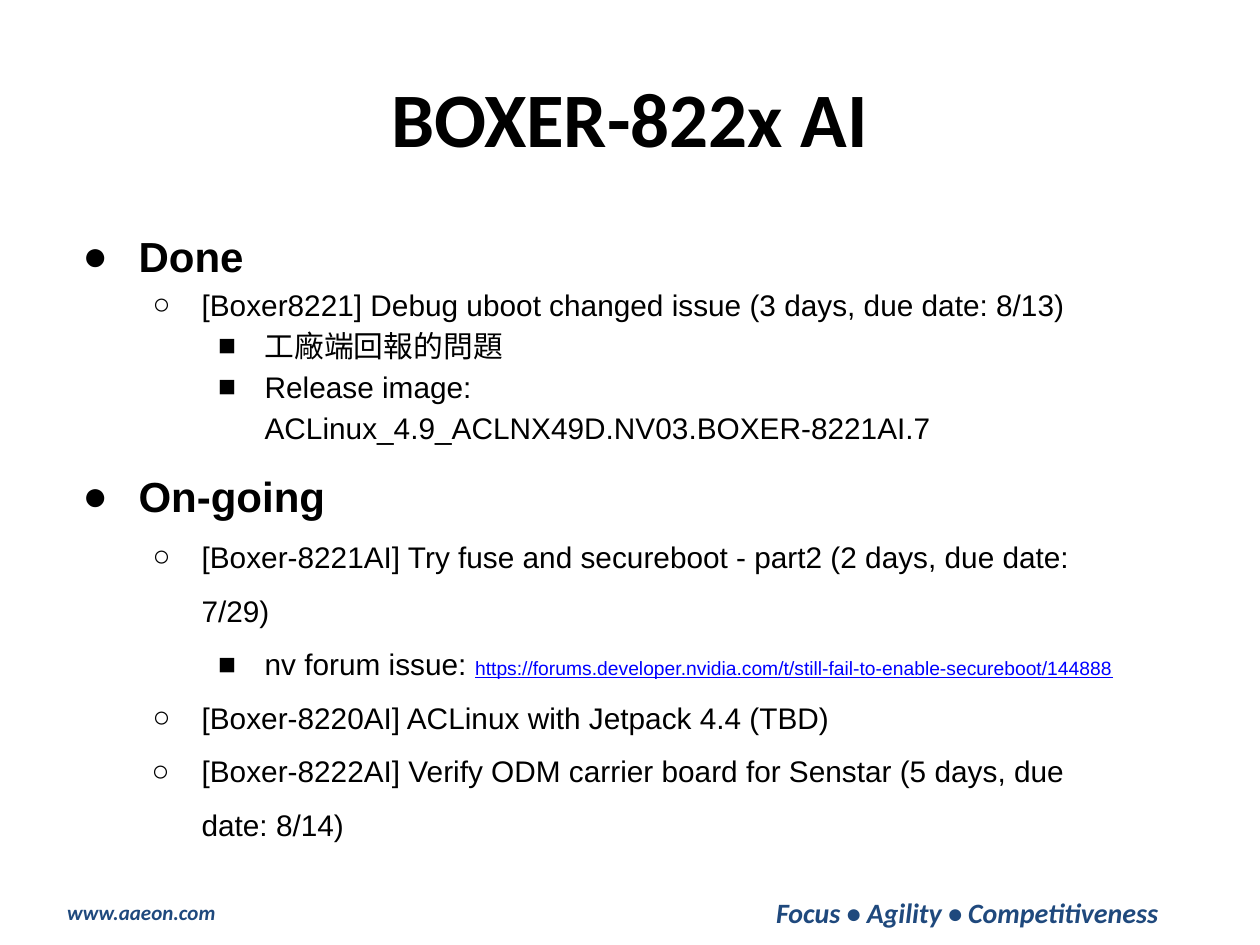
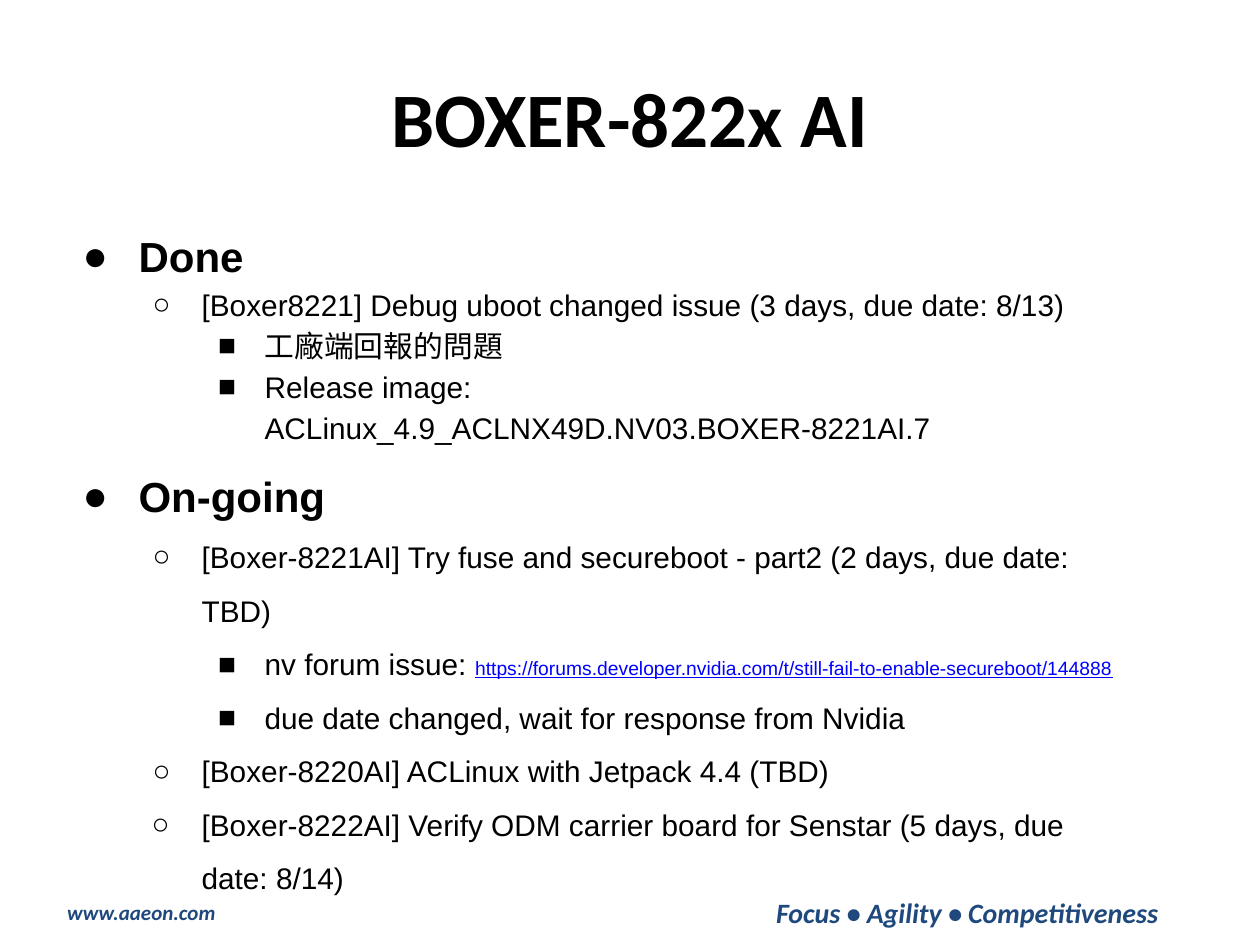
Before and after one commit to hsuziyen/node, a slide deck: slide 15 of 2020週報-0810_0814.pptx (slide 16 before the commit). Drawn at 1260x945 pixels with LibreOffice and Linux fonts; fonts in the diff are those of the drawing; background and template pictures are left out. Boxes give left, top, right and bottom in pixels: in the first picture for what was removed or moved away, otherwise in the second. Text is boxed around its words. In the diff, an @@ line names an element or a change of style, - is before the commit and + after.

```diff
--- a/2020週報-0810_0814.pptx
+++ b/2020週報-0810_0814.pptx
@@ text at bbox=[202, 546, 1069, 627]: text changed @@
-  ○ [Boxer-8221AI] Try fuse and secureboot - part2 (2 days, due date: 7/29)
+  ○ [Boxer-8221AI] Try fuse and secureboot - part2 (2 days, due date: TBD)
@@ text at bbox=[265, 707, 905, 734]: paragraph added @@
+    ■ due date changed, wait for response from Nvidia
```
Also in this commit, not shown: 13 other slides changed, 3 slides removed, 4 other files.
